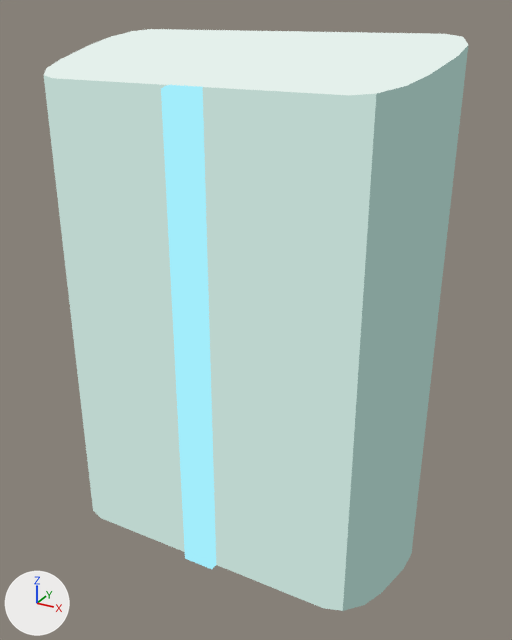
The glTF model Assets/TD2/Screen3D/Kit07/celadon3d/Door_LeafTile.gltf as it was, and as the next commit left it.
Camera for both pictures: a 50 mm lens placed at (0.751, -0.88, 1.173), pointed at (0.126, 0.256, 0.605). Every picture has the same lights, and +X, +Y and +Z are marked at lower left. The older version comes first.

Objects in the first picture: 'Door_LeafTile_baked'.
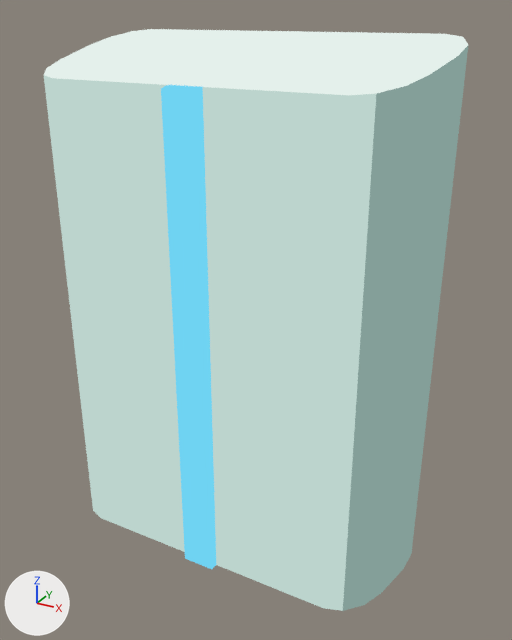
The change, as a list of edits to the scene's bpy script:
```text
Change mat_k07_celadon_link_light:
    where n0 = _N.new('ShaderNodeEmission'); n0.name = 'Emission'
    n0.inputs[0].default_value: (0.361, 0.847, 0.965, 1.0) -> (0.159, 0.651, 0.888, 1.0)  # 'Color', cyan #a2edfb -> 'Color', cyan #6fd3f2
```

Pixel boxes [x1, y1, x2, y2] of what changed, in the pictures (512 x 640 px):
'Door_LeafTile_baked', recoloured
    both: [158, 82, 219, 569]
